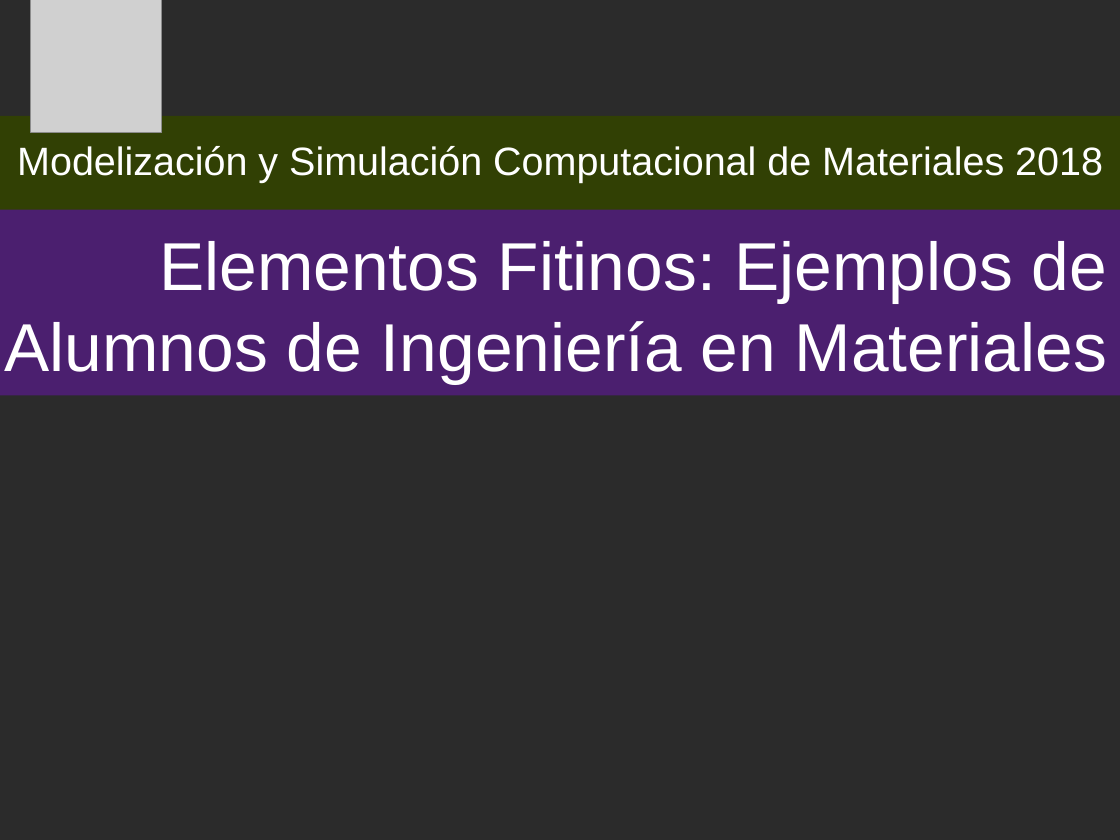
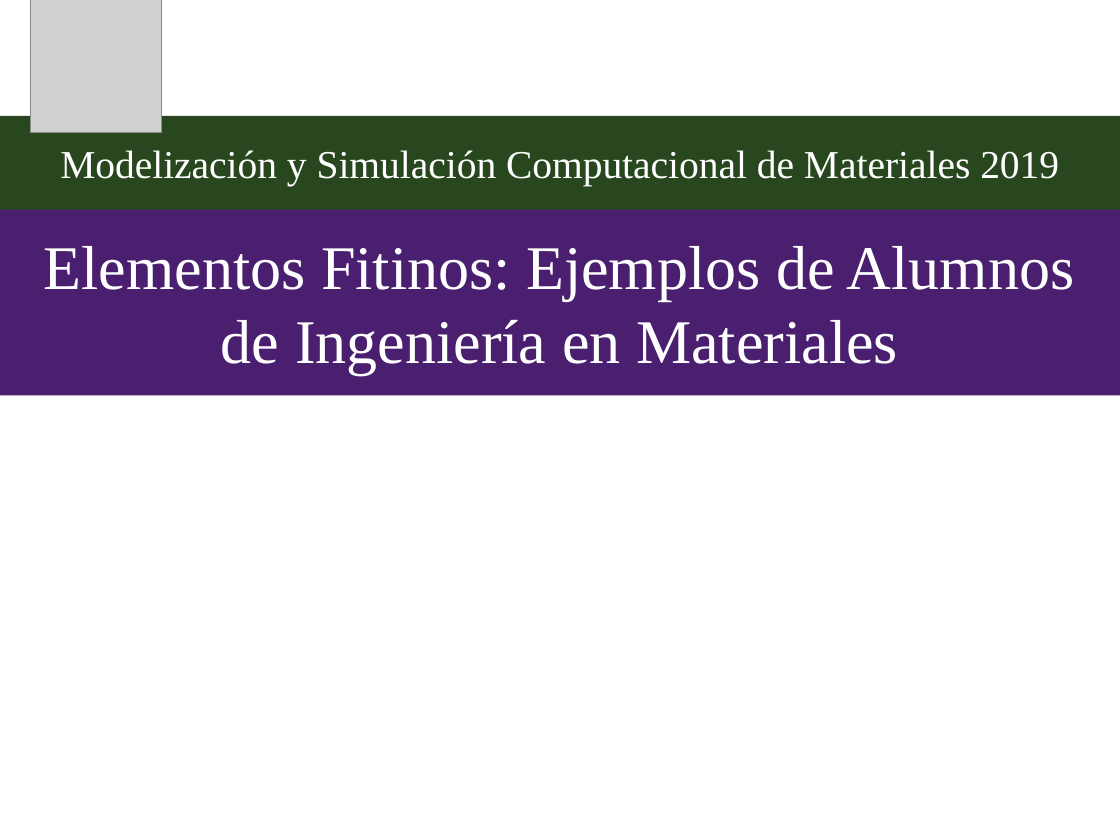
Before and after one commit to Modelizacion-de-Materiales/ModelizacionApuntesPresentaciones, a slide deck: slide 1 of 006-EjemplosIngenieria/Ejemplos_De_Ingenieria.odp. Drawn at 1120x840 pixels with LibreOffice and Linux fonts; fonts in the diff are those of the drawing; grey boxes stand for pictures; background and template pictures are left out; a plain dark background stands for a picture behind light text. Boxes give left, top, right and bottom in pixels: in the first picture for what was removed or moved away, otherwise in the second. Text is boxed around its words. In the diff, an @@ line names an element or a change of style, - is before the commit and + after.

```diff
--- a/006-EjemplosIngenieria/Ejemplos_De_Ingenieria.odp
+++ b/006-EjemplosIngenieria/Ejemplos_De_Ingenieria.odp
@@ background picture (left out) to #FFFFFF @@
@@ rectangle "Modelización y Simulación Computacional de ...": place and size @@
-rectangle "Modelización y Simulación Computacional de ..." at [17,146,1103,183]
+rectangle "Modelización y Simulación Computacional de ..." at [0,116,1120,209]
@@ rectangle "Modelización y Simulación Computacional de ..." at [0,116,1120,209]: fill none to #28471F @@
@@ rectangle removed at [0,116,1120,209] @@
@@ text in rectangle at [60,150,1059,186]: text changed; font Arial to Times New Roman @@
-Modelización y Simulación Computacional de Materiales 2018
+Modelización y Simulación Computacional de Materiales 2019
@@ rectangle "Elementos Fitinos: Ejemplos de Alumnos ...": place and size @@
-rectangle "Elementos Fitinos: Ejemplos de Alumnos ..." at [5,241,1107,384]
+rectangle "Elementos Fitinos: Ejemplos de Alumnos ..." at [0,207,1120,395]
@@ rectangle "Elementos Fitinos: Ejemplos de Alumnos ..." at [0,207,1120,395]: size 48 to 44 pt, font Arial to Times New Roman; alignment right to centre; fill none to #4B1F6F @@
@@ rectangle removed at [0,207,1120,395] @@
```
Also in this commit, not shown: 11 other slides changed, 1 slide added.
